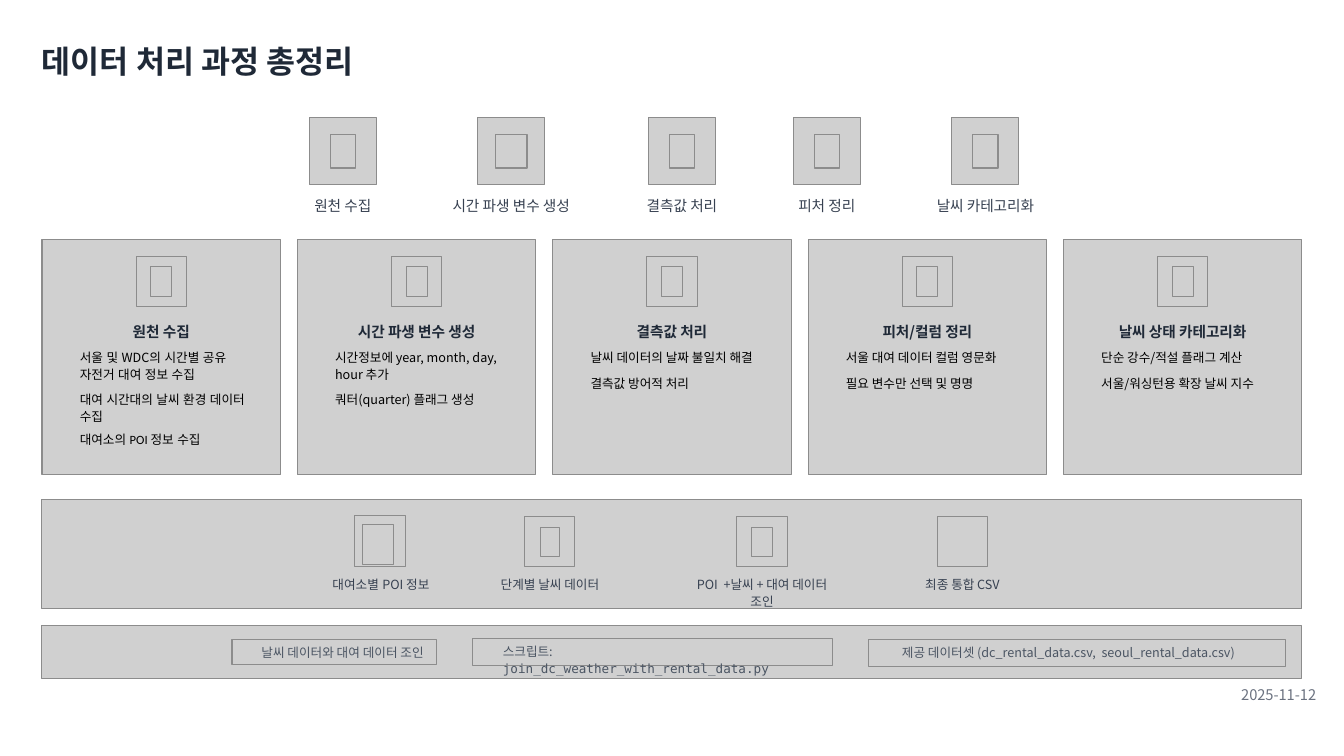
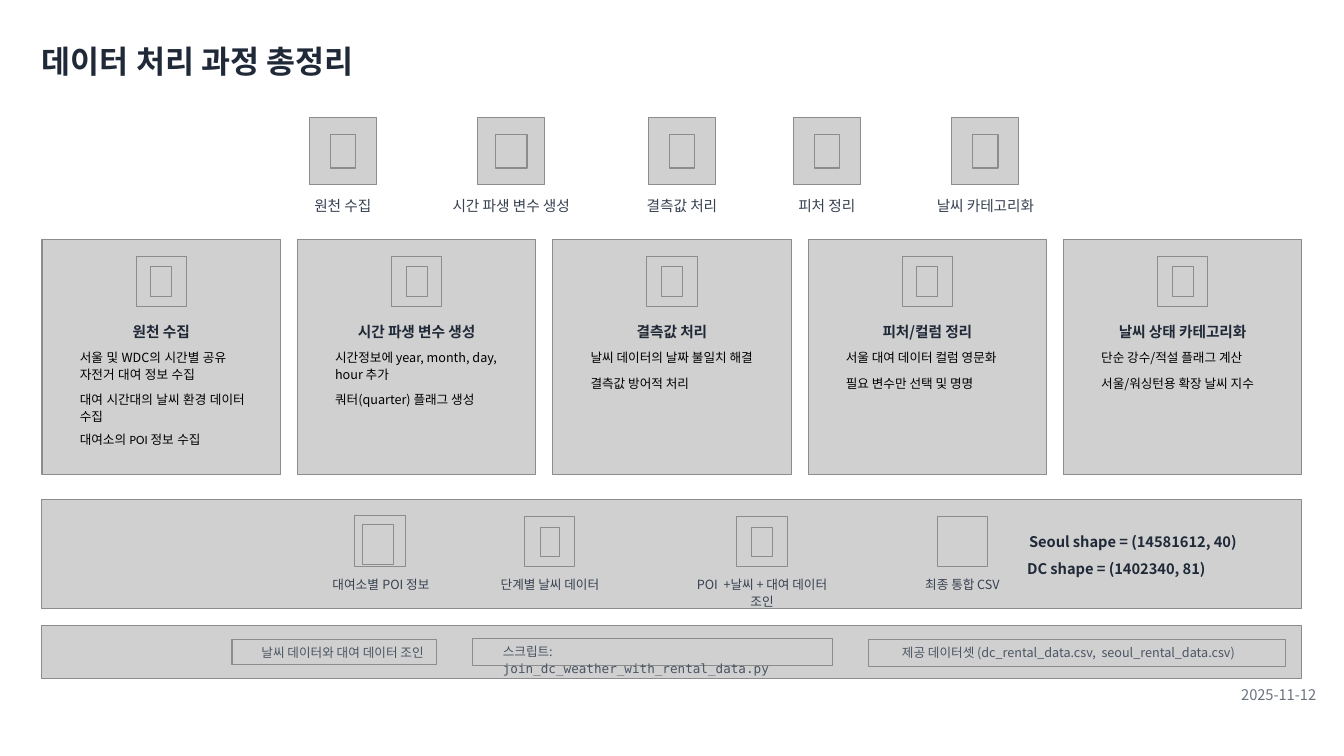
Before and after one commit to cbnu-yhjeon/PROJECT-Bicyle-Demand-Forecasting, a slide deck: slide 8 of docs/자전거 대여 수요 예측 분석 프로젝트(오픈마인드).pptx. Drawn at 1344x756 pixels with LibreOffice and Linux fonts; fonts in the diff are those of the drawing; grey boxes stand for pictures; background and template pictures are left out. Boxes give left, top, right and bottom in pixels: in the first picture for what was removed or moved away, otherwise in the second. Text is boxed around its words. In the diff, an @@ line names an element or a change of style, - is before the commit and + after.

Commit message:
update

```diff
--- a/docs/자전거 대여 수요 예측 분석 프로젝트(오픈마인드).pptx
+++ b/docs/자전거 대여 수요 예측 분석 프로젝트(오픈마인드).pptx
@@ text added at box(1029, 535, 1237, 550), 10.5 pt, text #1F2937, bold @@
+Seoul shape = (14581612, 40)
@@ text added at box(1027, 562, 1206, 577), 10.5 pt, text #1F2937, bold @@
+DC shape = (1402340, 81)
```
Also in this commit, not shown: 4 other slides changed, 7 slides added, 4 slides removed.
